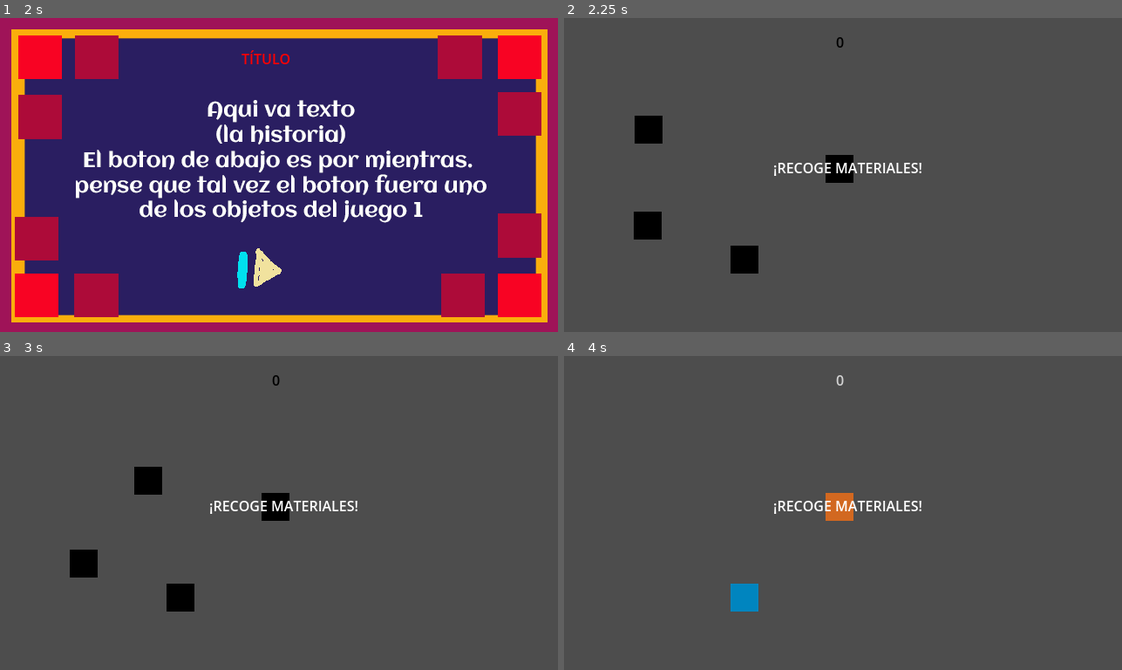
Above: before the commit, frames 1-4 (two rows, left to right).
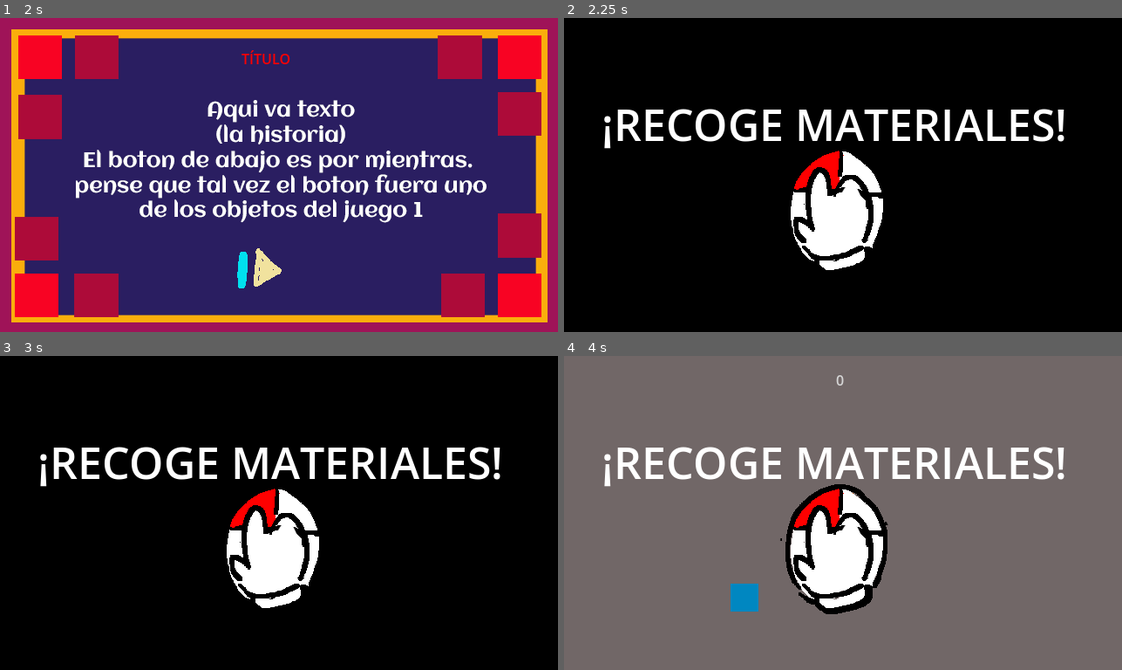
Above: after the commit, the same moments.

Repository: EricElMagenta/gamejammask2026
Game: Godot game, scene res://startmenu/startmenu.tscn
Two runs of this game, one before a commit and one after it. Both use one fixed random seed, a clock stepped at 60 frames per second and the inputs below.
Inputs (mouse positions are in pixels of both pictures, inside the frame that each line leads up to):
- Up to frame 1 (2 s): click (284, 209) at 0.5 s; click (284, 209) at 1.25 s
- Up to frame 2 (2.25 s): click (820, 269) at 2 s
- Up to frame 3 (3 s): tap Enter (ui_accept) at 2.75 s; drag from (83, 469) to (273, 506) at 2.77 s
- Up to frame 4 (4 s): tap Enter (ui_accept) at 3.5 s; drag from (647, 563) to (837, 506) at 3.52 s

Frame 1 is identical in both runs. In frame 2, 98% of the frame differs, in the area x 0-100%, y 0-100%; in frame 3, 98%; in frame 4, 99%.

Commit message:
Agregadas pantallas de instrucciones durante transiciones

Diff:
--- a/Level_3/dressup.tscn
+++ b/Level_3/dressup.tscn
@@ -1,10 +1,12 @@
-[gd_scene load_steps=10 format=3 uid="uid://buk51jax2gxuj"]
+[gd_scene load_steps=13 format=3 uid="uid://buk51jax2gxuj"]
 
 [ext_resource type="Script" path="res://Level_3/node_2d.gd" id="1_hy6w5"]
 [ext_resource type="Texture2D" uid="uid://cffge0ssrch7k" path="res://assets/idle.png" id="2_2yma6"]
 [ext_resource type="PackedScene" uid="uid://d17k0bqafnn6k" path="res://Level_4/node_2d.tscn" id="2_y8aqe"]
 [ext_resource type="Script" path="res://Level_3/sprite_2d.gd" id="3_235pm"]
 [ext_resource type="Texture2D" uid="uid://b517ssm8o6xtm" path="res://assets/fondo_tirana01.jpg" id="4_unsrb"]
+[ext_resource type="Texture2D" uid="uid://blnqm53cf480" path="res://assets/espacio.png" id="6_rmar4"]
+[ext_resource type="Texture2D" uid="uid://brlvh8v2dvf86" path="res://assets/espacio2.png" id="7_c5ex8"]
 
 [sub_resource type="Theme" id="Theme_t7il4"]
 default_font_size = 50
@@ -94,6 +96,20 @@
 "transition": SubResource("Animation_ju3sp")
 }
 
+[sub_resource type="SpriteFrames" id="SpriteFrames_qa8u8"]
+animations = [{
+"frames": [{
+"duration": 1.0,
+"texture": ExtResource("6_rmar4")
+}, {
+"duration": 1.0,
+"texture": ExtResource("7_c5ex8")
+}],
+"loop": true,
+"name": &"default",
+"speed": 5.0
+}]
+
 [node name="Node2D" type="Node2D"]
 modulate = Color(0, 0, 0, 1)
 script = ExtResource("1_hy6w5")
@@ -163,20 +179,32 @@
 anchor_top = 0.5
 anchor_right = 0.5
 anchor_bottom = 0.5
-offset_left = -20.0
-offset_top = -11.5
-offset_right = 20.0
-offset_bottom = 11.5
+offset_left = -258.0
+offset_top = -131.0
+offset_right = 258.0
+offset_bottom = -62.0
 grow_horizontal = 2
 grow_vertical = 2
 size_flags_horizontal = 4
 theme_override_font_sizes/font_size = 50
 text = "¡PONTE LA MÁSCARA!"
 
+[node name="Espacio" type="Sprite2D" parent="CanvasLayer"]
+position = Vector2(308, 228)
+scale = Vector2(0.63253, 0.63253)
+texture = ExtResource("6_rmar4")
+
 [node name="TransitionTimer" type="Timer" parent="."]
 wait_time = 2.0
 one_shot = true
 autostart = true
 
+[node name="AnimatedSprite2D" type="AnimatedSprite2D" parent="."]
+position = Vector2(544, 306)
+scale = Vector2(0.311245, 0.311245)
+sprite_frames = SubResource("SpriteFrames_qa8u8")
+autoplay = "default"
+frame_progress = 0.010202
+
 [connection signal="timeout" from="Timer" to="." method="_on_timer_timeout"]
 [connection signal="timeout" from="TransitionTimer" to="." method="_on_transition_timer_timeout"]
--- a/Level_4/node_2d.tscn
+++ b/Level_4/node_2d.tscn
@@ -8,6 +8,7 @@
 [ext_resource type="Texture2D" uid="uid://dvb3g3bxt6gxk" path="res://assets/bullseye_square.png" id="4_oawxf"]
 [ext_resource type="Texture2D" uid="uid://djf5lxhu5bre4" path="res://assets/target_square.png" id="5_jlsb4"]
 [ext_resource type="Script" path="res://Level_4/character_body_2d.gd" id="5_xnqte"]
+[ext_resource type="Texture2D" uid="uid://blnqm53cf480" path="res://assets/espacio.png" id="9_dtkkn"]
 
 [sub_resource type="SpriteFrames" id="SpriteFrames_7xll4"]
 animations = [{
@@ -92,6 +93,17 @@
 "transition": SubResource("Animation_3sq21")
 }
 
+[sub_resource type="SpriteFrames" id="SpriteFrames_abmcr"]
+animations = [{
+"frames": [{
+"duration": 1.0,
+"texture": ExtResource("9_dtkkn")
+}],
+"loop": true,
+"name": &"default",
+"speed": 5.0
+}]
+
 [node name="Dance" type="Node2D"]
 modulate = Color(0, 0, 0, 1)
 script = ExtResource("1_p0cus")
@@ -226,10 +238,10 @@
 anchor_top = 0.5
 anchor_right = 0.5
 anchor_bottom = 0.5
-offset_left = -20.0
-offset_top = -11.5
-offset_right = 20.0
-offset_bottom = 11.5
+offset_left = -246.0
+offset_top = -107.0
+offset_right = 246.0
+offset_bottom = -38.0
 grow_horizontal = 2
 grow_vertical = 2
 scale = Vector2(1, 1.00186)
@@ -237,6 +249,11 @@
 theme_override_font_sizes/font_size = 50
 text = "¡BAILA POR TU VIDA!"
 
+[node name="Espacio" type="Sprite2D" parent="CanvasLayer2"]
+position = Vector2(308, 249)
+scale = Vector2(0.63253, 0.63253)
+texture = ExtResource("9_dtkkn")
+
 [node name="TransitionTimer" type="Timer" parent="."]
 wait_time = 2.0
 one_shot = true
@@ -247,6 +264,12 @@
 "": SubResource("AnimationLibrary_smykq")
 }
 autoplay = "transition"
+
+[node name="AnimatedSprite2D2" type="AnimatedSprite2D" parent="."]
+position = Vector2(544, 306)
+scale = Vector2(0.311245, 0.311245)
+sprite_frames = SubResource("SpriteFrames_abmcr")
+autoplay = "default"
 
 [connection signal="body_entered" from="Bullseye" to="." method="_on_bullseye_body_entered"]
 [connection signal="body_exited" from="Bullseye" to="." method="_on_bullseye_body_exited"]
--- a/assets/Scenes/level_1.tscn
+++ b/assets/Scenes/level_1.tscn
@@ -6,6 +6,7 @@
 [ext_resource type="PackedScene" uid="uid://ddradf205mbgq" path="res://level_2/level_2.tscn" id="2_ocdra"]
 [ext_resource type="Script" path="res://assets/Scripts/item.gd" id="2_rkbga"]
 [ext_resource type="Script" path="res://assets/Scenes/bolsa.gd" id="2_vhles"]
+[ext_resource type="Texture2D" uid="uid://b3bbkppesg65l" path="res://assets/clickderecho.png" id="7_pbvbb"]
 
 [sub_resource type="RectangleShape2D" id="RectangleShape2D_4e7u4"]
 size = Vector2(32, 32)
@@ -13,17 +14,17 @@
 [sub_resource type="RectangleShape2D" id="RectangleShape2D_evs8o"]
 size = Vector2(32, 32)
 
-[sub_resource type="Animation" id="Animation_n5f8k"]
+[sub_resource type="Animation" id="Animation_od4eo"]
 resource_name = "transition"
 length = 2.0
 tracks/0/type = "value"
 tracks/0/imported = false
 tracks/0/enabled = true
-tracks/0/path = NodePath("..:modulate")
+tracks/0/path = NodePath(".:modulate")
 tracks/0/interp = 1
 tracks/0/loop_wrap = true
 tracks/0/keys = {
-"times": PackedFloat32Array(-0.366667, 1.53333, 2),
+"times": PackedFloat32Array(0, 1.5, 2),
 "transitions": PackedFloat32Array(1, 1, 1),
 "update": 0,
 "values": [Color(0, 0, 0, 1), Color(0, 0, 0, 1), Color(1, 1, 1, 1)]
@@ -31,7 +32,7 @@
 tracks/1/type = "value"
 tracks/1/imported = false
 tracks/1/enabled = true
-tracks/1/path = NodePath(".:visible")
+tracks/1/path = NodePath("CanvasLayer:visible")
 tracks/1/interp = 1
 tracks/1/loop_wrap = true
 tracks/1/keys = {
@@ -41,12 +42,12 @@
 "values": [true, false]
 }
 
-[sub_resource type="Animation" id="Animation_6g4hd"]
+[sub_resource type="Animation" id="Animation_65ohk"]
 length = 0.001
 tracks/0/type = "value"
 tracks/0/imported = false
 tracks/0/enabled = true
-tracks/0/path = NodePath("..:modulate")
+tracks/0/path = NodePath(".:modulate")
 tracks/0/interp = 1
 tracks/0/loop_wrap = true
 tracks/0/keys = {
@@ -58,7 +59,7 @@
 tracks/1/type = "value"
 tracks/1/imported = false
 tracks/1/enabled = true
-tracks/1/path = NodePath(".:visible")
+tracks/1/path = NodePath("CanvasLayer:visible")
 tracks/1/interp = 1
 tracks/1/loop_wrap = true
 tracks/1/keys = {
@@ -68,10 +69,10 @@
 "values": [true]
 }
 
-[sub_resource type="AnimationLibrary" id="AnimationLibrary_yksn5"]
+[sub_resource type="AnimationLibrary" id="AnimationLibrary_kdkxv"]
 _data = {
-"RESET": SubResource("Animation_6g4hd"),
-"transition": SubResource("Animation_n5f8k")
+"RESET": SubResource("Animation_65ohk"),
+"transition": SubResource("Animation_od4eo")
 }
 
 [node name="Main" type="Node2D"]
@@ -79,45 +80,10 @@
 script = ExtResource("1_kla56")
 next_scene = ExtResource("2_ocdra")
 
-[node name="Bolsa" type="Area2D" parent="."]
-position = Vector2(316, 173)
-script = ExtResource("2_vhles")
-
-[node name="Sprite2D" type="Sprite2D" parent="Bolsa"]
-texture = ExtResource("1_ggigl")
-
-[node name="CollisionShape2D" type="CollisionShape2D" parent="Bolsa"]
-shape = SubResource("RectangleShape2D_4e7u4")
-
-[node name="Item" type="Area2D" parent="."]
-position = Vector2(97, 128)
-script = ExtResource("2_rkbga")
-
-[node name="Sprite2D" type="Sprite2D" parent="Item"]
-texture = ExtResource("2_np4kn")
-
-[node name="CollisionShape2D" type="CollisionShape2D" parent="Item"]
-shape = SubResource("RectangleShape2D_evs8o")
-
-[node name="Item2" type="Area2D" parent="."]
-position = Vector2(96, 238)
-script = ExtResource("2_rkbga")
-
-[node name="Sprite2D" type="Sprite2D" parent="Item2"]
-texture = ExtResource("2_np4kn")
-
-[node name="CollisionShape2D" type="CollisionShape2D" parent="Item2"]
-shape = SubResource("RectangleShape2D_evs8o")
-
-[node name="Item3" type="Area2D" parent="."]
-position = Vector2(207, 277)
-script = ExtResource("2_rkbga")
-
-[node name="Sprite2D" type="Sprite2D" parent="Item3"]
-texture = ExtResource("2_np4kn")
-
-[node name="CollisionShape2D" type="CollisionShape2D" parent="Item3"]
-shape = SubResource("RectangleShape2D_evs8o")
+[node name="ColorRect" type="ColorRect" parent="."]
+offset_right = 646.0
+offset_bottom = 369.0
+color = Color(0.533333, 0.486275, 0.486275, 1)
 
 [node name="Timer" type="Timer" parent="."]
 wait_time = 5.0
@@ -142,24 +108,98 @@
 one_shot = true
 autostart = true
 
+[node name="Bolsa" type="Area2D" parent="."]
+position = Vector2(316, 173)
+script = ExtResource("2_vhles")
+
+[node name="Sprite2D" type="Sprite2D" parent="Bolsa"]
+texture = ExtResource("1_ggigl")
+
+[node name="CollisionShape2D" type="CollisionShape2D" parent="Bolsa"]
+shape = SubResource("RectangleShape2D_4e7u4")
+
+[node name="Item" type="Area2D" parent="."]
+position = Vector2(97, 128)
+script = ExtResource("2_rkbga")
+metadata/_edit_group_ = true
+
+[node name="Sprite2D" type="Sprite2D" parent="Item"]
+texture = ExtResource("2_np4kn")
+
+[node name="CollisionShape2D" type="CollisionShape2D" parent="Item"]
+shape = SubResource("RectangleShape2D_evs8o")
+
+[node name="Button" type="Button" parent="Item"]
+modulate = Color(1, 1, 1, 0)
+offset_left = -17.0
+offset_top = -16.0
+offset_right = 17.0
+offset_bottom = 17.0
+
+[node name="Item2" type="Area2D" parent="."]
+position = Vector2(96, 238)
+script = ExtResource("2_rkbga")
+metadata/_edit_group_ = true
+
+[node name="Sprite2D" type="Sprite2D" parent="Item2"]
+texture = ExtResource("2_np4kn")
+
+[node name="CollisionShape2D" type="CollisionShape2D" parent="Item2"]
+shape = SubResource("RectangleShape2D_evs8o")
+
+[node name="Button" type="Button" parent="Item2"]
+modulate = Color(1, 1, 1, 0)
+offset_left = -17.0
+offset_top = -16.0
+offset_right = 17.0
+offset_bottom = 17.0
+
+[node name="Item3" type="Area2D" parent="."]
+position = Vector2(207, 277)
+script = ExtResource("2_rkbga")
+metadata/_edit_group_ = true
+
+[node name="Sprite2D" type="Sprite2D" parent="Item3"]
+texture = ExtResource("2_np4kn")
+
+[node name="CollisionShape2D" type="CollisionShape2D" parent="Item3"]
+shape = SubResource("RectangleShape2D_evs8o")
+
+[node name="Button" type="Button" parent="Item3"]
+modulate = Color(1, 1, 1, 0)
+offset_left = -17.0
+offset_top = -16.0
+offset_right = 17.0
+offset_bottom = 17.0
+
+[node name="CanvasLayer" type="CanvasLayer" parent="."]
+
+[node name="Desplazamientodemausse" type="Sprite2D" parent="CanvasLayer"]
+position = Vector2(312, 220)
+texture = ExtResource("7_pbvbb")
+
+[node name="Label" type="Label" parent="CanvasLayer"]
+offset_left = 43.0
+offset_top = 87.0
+offset_right = 577.0
+offset_bottom = 156.0
+theme_override_font_sizes/font_size = 50
+text = "¡RECOGE MATERIALES!"
+
 [node name="AnimationPlayer" type="AnimationPlayer" parent="."]
-root_node = NodePath("../CanvasLayer")
 libraries = {
-"": SubResource("AnimationLibrary_yksn5")
+"": SubResource("AnimationLibrary_kdkxv")
 }
 autoplay = "transition"
 
-[node name="CanvasLayer" type="CanvasLayer" parent="."]
-
-[node name="Label" type="Label" parent="CanvasLayer"]
-offset_left = 240.0
-offset_top = 160.0
-offset_right = 411.0
-offset_bottom = 183.0
-text = "¡RECOGE MATERIALES!"
-
-[connection signal="area_entered" from="Item" to="Item" method="_on_area_entered"]
-[connection signal="area_entered" from="Item2" to="Item2" method="_on_area_entered"]
-[connection signal="area_entered" from="Item3" to="Item3" method="_on_area_entered"]
 [connection signal="timeout" from="Timer" to="." method="_on_timer_timeout"]
 [connection signal="timeout" from="TransitionTimer" to="." method="_on_transition_timer_timeout"]
+[connection signal="area_entered" from="Item" to="Item" method="_on_area_entered"]
+[connection signal="button_down" from="Item/Button" to="Item" method="_on_button_button_down"]
+[connection signal="button_up" from="Item/Button" to="Item" method="_on_button_button_up"]
+[connection signal="area_entered" from="Item2" to="Item2" method="_on_area_entered"]
+[connection signal="button_down" from="Item2/Button" to="Item2" method="_on_button_button_down"]
+[connection signal="button_up" from="Item2/Button" to="Item2" method="_on_button_button_up"]
+[connection signal="area_entered" from="Item3" to="Item3" method="_on_area_entered"]
+[connection signal="button_down" from="Item3/Button" to="Item3" method="_on_button_button_down"]
+[connection signal="button_up" from="Item3/Button" to="Item3" method="_on_button_button_up"]
--- a/assets/Scripts/item.gd
+++ b/assets/Scripts/item.gd
@@ -1,23 +1,16 @@
 extends Area2D
 
 var dragging := false
-var offset := Vector2.ZERO
-var start_position := Vector2.ZERO
+var of = Vector2(0,0)
 
-func _ready():
-	start_position = global_position
+func _physics_process(_delta):
+	if dragging: position = get_global_mouse_position() - of
 
-func _input_event(viewport, event, shape_idx):
-	if event is InputEventMouseButton and event.button_index == MOUSE_BUTTON_LEFT:
-		if event.pressed:
-			dragging = true
-			offset = global_position - get_global_mouse_position()
-		else:
-			dragging = false
+func _on_button_button_down():
+	dragging = true
 
-func _process(delta):
-	if dragging:
-		global_position = get_global_mouse_position() + offset
+func _on_button_button_up():
+	dragging = false
 
 func _on_area_entered(area):
 	if area.name == "Bolsa":
--- a/level_2/level_2.tscn
+++ b/level_2/level_2.tscn
@@ -1,9 +1,10 @@
-[gd_scene load_steps=8 format=3 uid="uid://ddradf205mbgq"]
+[gd_scene load_steps=9 format=3 uid="uid://ddradf205mbgq"]
 
 [ext_resource type="Script" path="res://level_2/level_2.gd" id="1_5iwyr"]
 [ext_resource type="PackedScene" uid="uid://buk51jax2gxuj" path="res://Level_3/dressup.tscn" id="2_o6gs2"]
 [ext_resource type="PackedScene" uid="uid://cocot8x4dtxs" path="res://level_2/dragable_piece.tscn" id="2_ryf2p"]
 [ext_resource type="PackedScene" uid="uid://dfxn8amk86irv" path="res://level_2/fillable_area.tscn" id="4_4466f"]
+[ext_resource type="Texture2D" uid="uid://dfw67n4bbwp3d" path="res://assets/desplazamientodemausse.png" id="5_adiec"]
 
 [sub_resource type="Animation" id="Animation_b1sdo"]
 length = 0.001
@@ -95,6 +96,11 @@
 script = ExtResource("1_5iwyr")
 next_scene = ExtResource("2_o6gs2")
 
+[node name="ColorRect" type="ColorRect" parent="."]
+offset_right = 646.0
+offset_bottom = 369.0
+color = Color(0.533333, 0.486275, 0.486275, 1)
+
 [node name="DragablePiece" parent="." instance=ExtResource("2_ryf2p")]
 position = Vector2(272, 176)
 
@@ -132,16 +138,20 @@
 
 [node name="CanvasLayer" type="CanvasLayer" parent="."]
 
+[node name="Desplazamientodemausse" type="Sprite2D" parent="CanvasLayer"]
+position = Vector2(324, 234)
+texture = ExtResource("5_adiec")
+
 [node name="Label" type="Label" parent="CanvasLayer"]
 anchors_preset = 8
 anchor_left = 0.5
 anchor_top = 0.5
 anchor_right = 0.5
 anchor_bottom = 0.5
-offset_left = -20.0
-offset_top = -11.5
-offset_right = 20.0
-offset_bottom = 11.5
+offset_left = -204.5
+offset_top = -101.0
+offset_right = 204.5
+offset_bottom = -32.0
 grow_horizontal = 2
 grow_vertical = 2
 size_flags_horizontal = 4
Not shown: 1 places in Level_4/node_2d.tscn that only renumber resources
Not shown: 1 places in assets/Scenes/level_1.tscn that only renumber resources
Binary file added: assets/clickderecho.png
Not shown, added: assets/clickderecho.png.import
Binary file added: assets/desplazamientodemausse.png
Not shown, added: assets/desplazamientodemausse.png.import
Binary file added: assets/espacio.png
Not shown, added: assets/espacio.png.import
Binary file added: assets/espacio2.png
Not shown, added: assets/espacio2.png.import
